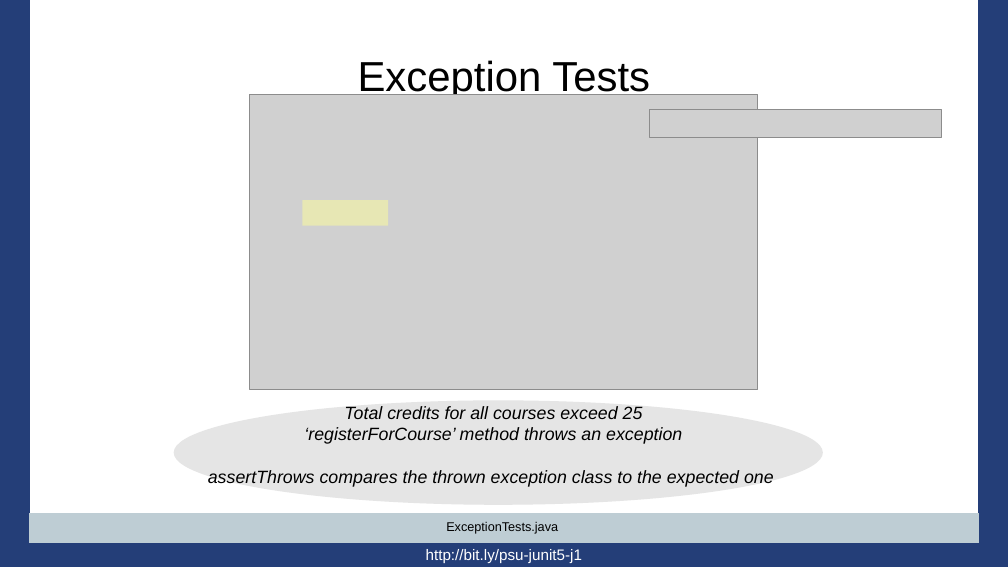
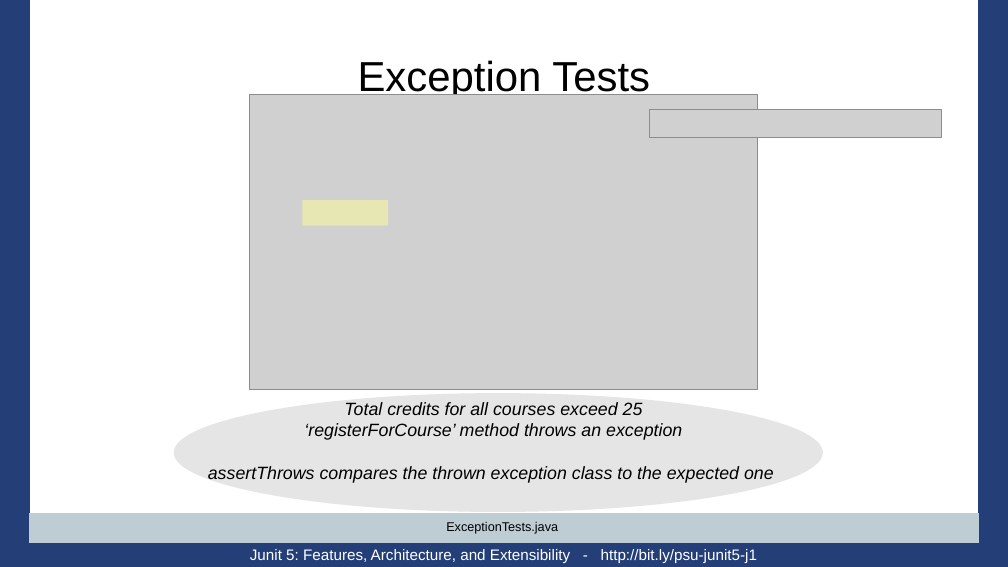
Before and after one commit to PennState/junit5-presentation, a slide deck: slide 31 of src/site/presentation/Junit5_Presentation_JavaOne_2016.odp. Drawn at 1008x567 pixels with LibreOffice and Linux fonts; fonts in the diff are those of the drawing; grey boxes stand for pictures; background and template pictures are left out. Boxes give left, top, right and bottom in pixels: in the first picture for what was removed or moved away, otherwise in the second. Text is boxed around its words. In the diff, an @@ line names an element or a change of style, - is before the commit and + after.

```diff
--- a/src/site/presentation/Junit5_Presentation_JavaOne_2016.odp
+++ b/src/site/presentation/Junit5_Presentation_JavaOne_2016.odp
@@ title "Total credits for all courses ...": place and size @@
-title "Total credits for all courses ..." at [208, 406, 774, 487]
+title "Total credits for all courses ..." at [208, 402, 774, 483]
@@ ellipse: place and size @@
-ellipse at [174, 401, 823, 505]
+ellipse at [174, 393, 823, 512]
@@ text at [250, 549, 757, 563]: text changed @@
-http://bit.ly/psu-junit5-j1
+Junit 5: Features, Architecture, and Extensibility - http://bit.ly/psu-junit5-j1
```
Also in this commit, not shown: 70 other slides changed, 4 slides removed.
